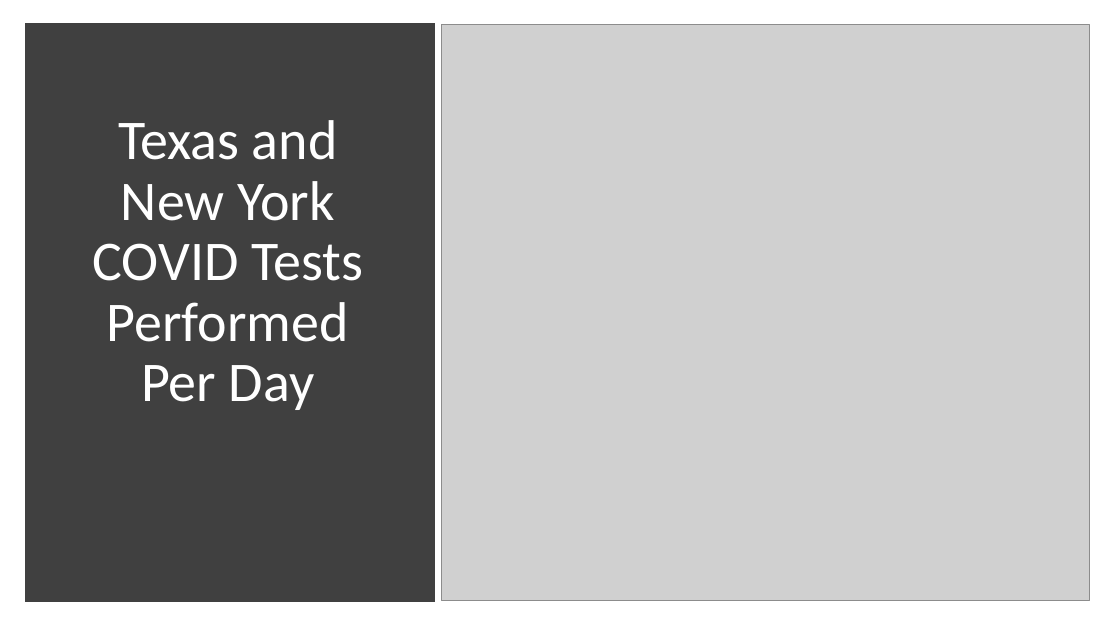
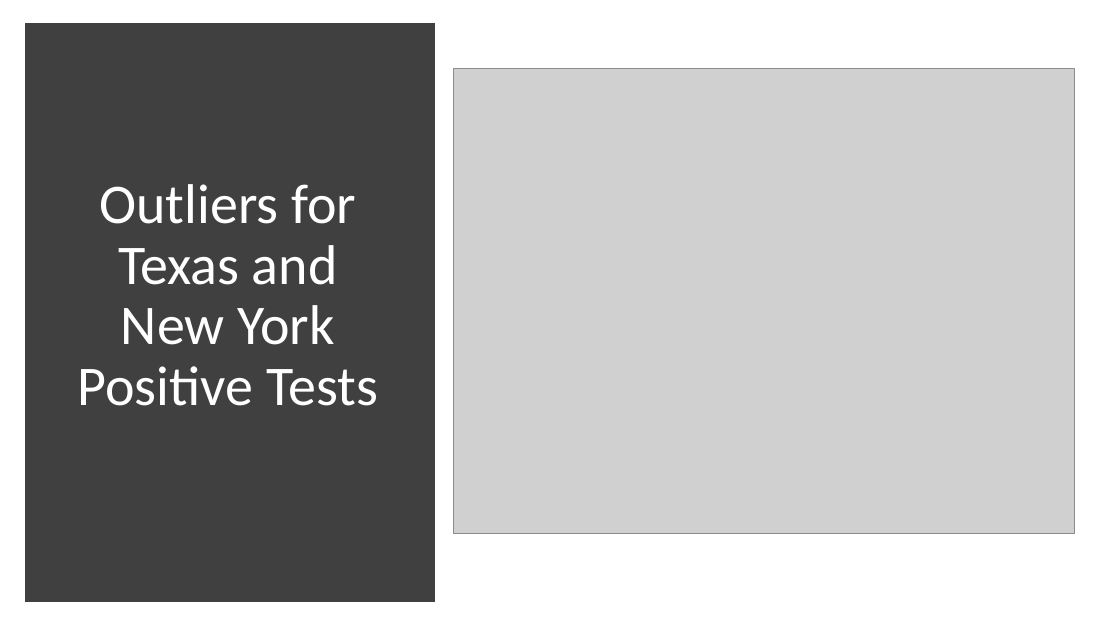
Before and after one commit to tiaortega/Group_4_Project_1, a slide deck: slide 11 of Group 4 Project 1.pptx (slide 12 before the commit). Drawn at 1120x630 pixels with LibreOffice and Linux fonts; fonts in the diff are those of the drawing; grey boxes stand for pictures. Boxes give left, top, right and bottom in pixels: in the first picture for what was removed or moved away, otherwise in the second. Text is boxed around its words. In the diff, an @@ line names an element or a change of style, - is before the commit and + after.

Commit message:
Updated Presentation

```diff
--- a/Group 4 Project 1.pptx
+++ b/Group 4 Project 1.pptx
@@ picture: place and size @@
-picture at box(442, 24, 1090, 602)
+picture at box(454, 68, 1075, 534)
@@ text at box(78, 184, 378, 406): text changed @@
-Texas and New York COVID Tests Performed Per Day
+Outliers for Texas and New York Positive Tests
```
Also in this commit, not shown: 1 other slide changed, 1 slide added.
